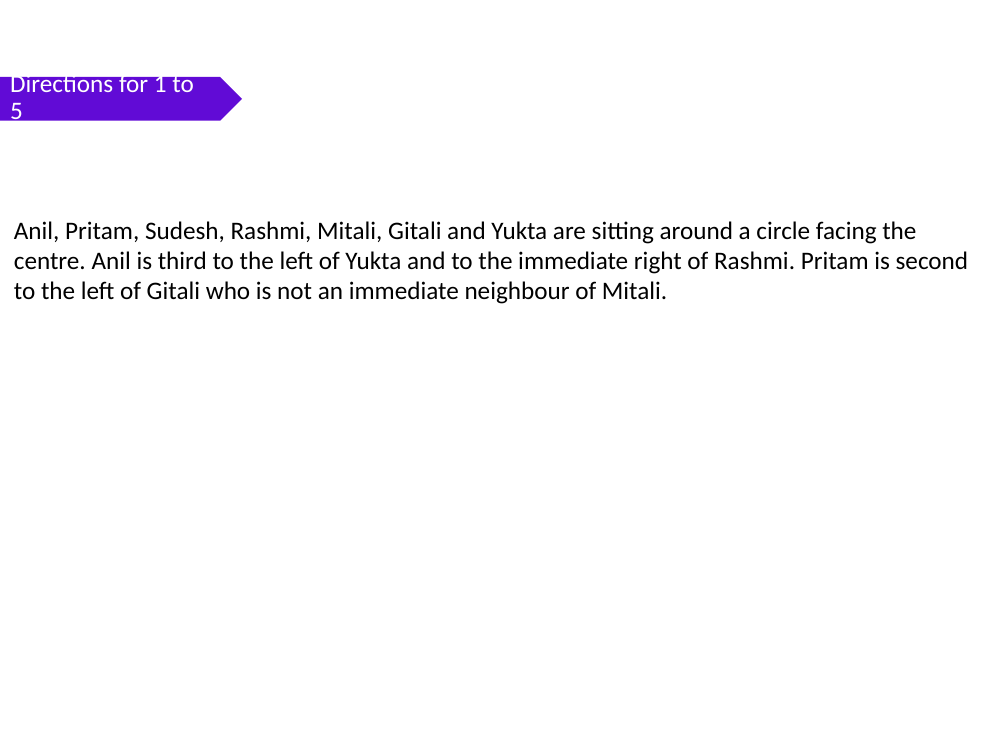
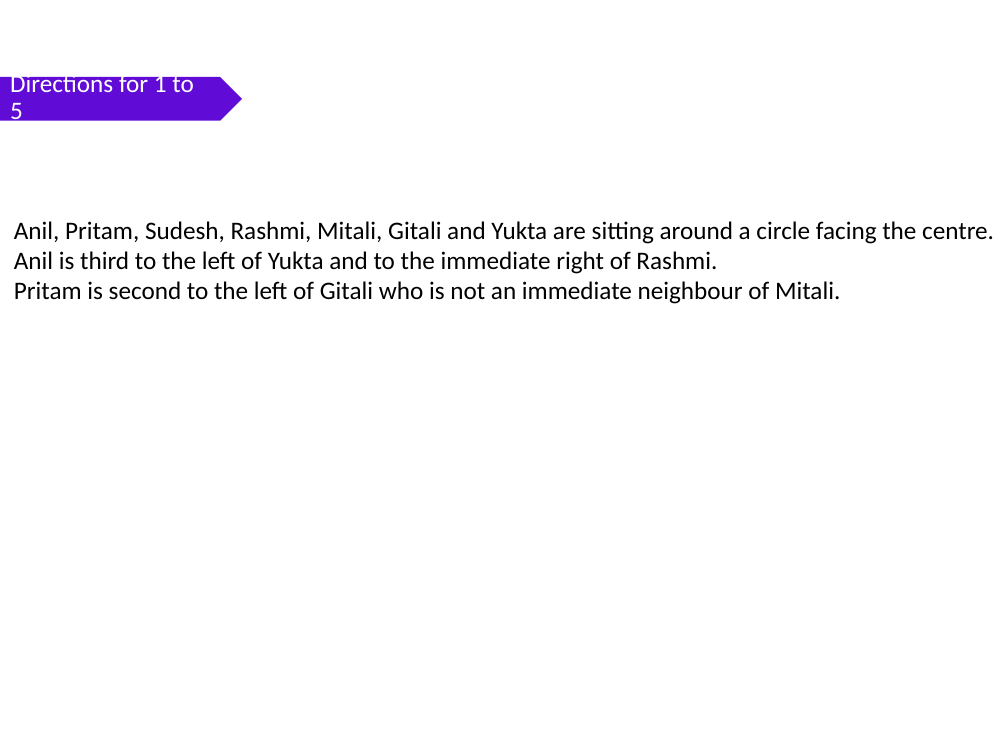
Before and after one commit to PrashanthSingaravelan/winter-semester-2022, a slide deck: slide 2 of STS3022 Soft Skills/reference materials/17_Critical Reasoning 1.1.pptx. Drawn at 1008x756 pixels with LibreOffice and Linux fonts; fonts in the diff are those of the drawing; background and template pictures are left out. Boxes give left, top, right and bottom in pixels: in the first picture for what was removed or moved away, otherwise in the second. Text is boxed around its words. In the diff, an @@ line names an element or a change of style, - is before the commit and + after.

```diff
--- a/STS3022 Soft Skills/reference materials/17_Critical Reasoning 1.1.pptx
+++ b/STS3022 Soft Skills/reference materials/17_Critical Reasoning 1.1.pptx
@@ text at (14, 221, 994, 304): text changed @@
-Anil, Pritam, Sudesh, Rashmi, Mitali, Gitali and Yukta are sitting around a circle facing the centre. Anil is third to the left of Yukta and to the immediate right of Rashmi. Pritam is second to the left of Gitali who is not an immediate neighbour of Mitali.
+Anil, Pritam, Sudesh, Rashmi, Mitali, Gitali and Yukta are sitting around a circle facing the centre.
+Anil is third to the left of Yukta and to the immediate right of Rashmi.
+Pritam is second to the left of Gitali who is not an immediate neighbour of Mitali.
```
Also in this commit, not shown: 26 other files.
